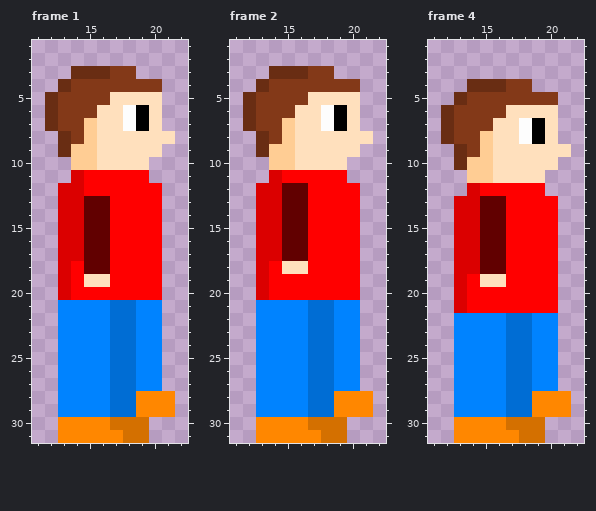
Pixel-art file, stored at aseprite/idling.ase. The first picture shows the starting point.
32x32 pixels, 6 frames. Shown: frame 1: x 11..22, y 1..31; frame 2: x 11..22, y 1..31; frame 4: x 11..22, y 1..31. The commit also changed other frames, which this record leaves out.
After:
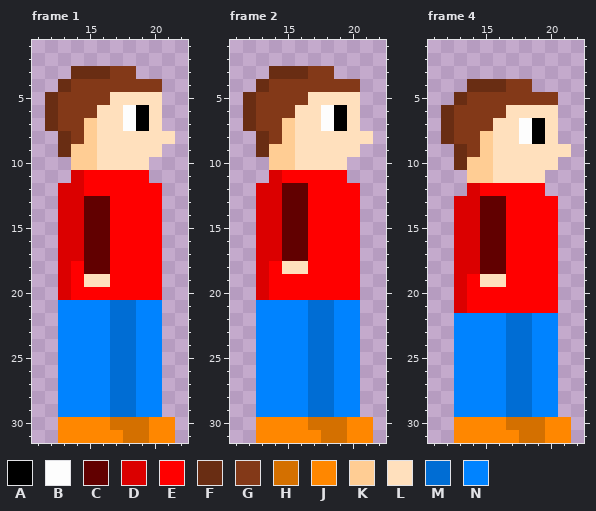
Palette (. is transparent): A #000000  B #fdfdfd  C #610000  D #db0000  E #ff0000  F #692d13  G #833918  H #d47000  J #ff8700  K #ffcd94  L #ffe0bd  M #006dd4  N #0083ff
From old to new:
--- frame 1
@@ x 17..22 @@
 27 MMNN..
-28 MMJJJ.
-29 MMJJJ.
-30 HHH...
-31 JHH...
+28 MMNN..
+29 MMNN..
+30 HHHJJ.
+31 JHHJJ.
--- frame 2: the same change as frame 1
--- frame 4: the same change as frame 1
Pixel boxes of the changes (left, top, right, bottom) in both pictures:
changed: (136, 391, 175, 443)
changed: (334, 391, 373, 443)
changed: (532, 391, 571, 443)
